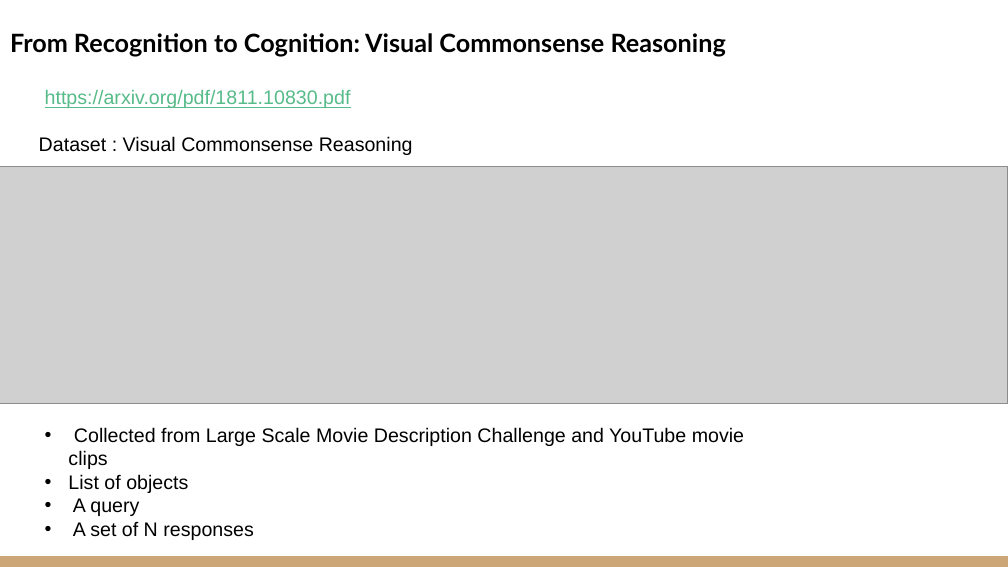
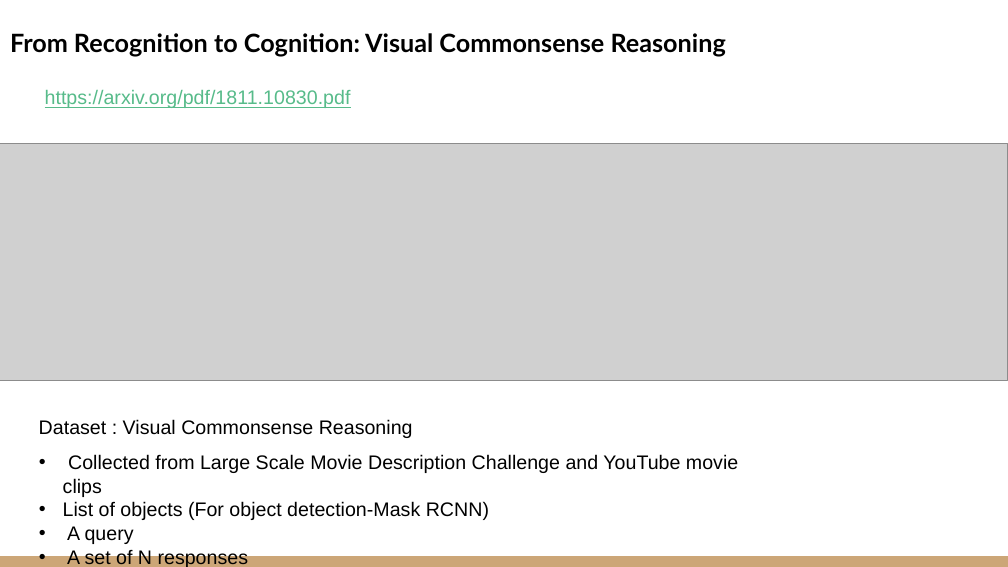
Before and after one commit to VarunBohara/Mini-Project-Documents, a slide deck: slide 4 of Literature Survey 2.pptx. Drawn at 1008x567 pixels with LibreOffice and Linux fonts; fonts in the diff are those of the drawing; grey boxes stand for pictures. Boxes give left, top, right and bottom in pixels: in the first picture for what was removed or moved away, otherwise in the second. Text is boxed around its words. In the diff, an @@ line names an element or a change of style, - is before the commit and + after.

```diff
--- a/Literature Survey 2.pptx
+++ b/Literature Survey 2.pptx
@@ picture: place and size @@
-picture at (0,166,1008,404)
+picture at (0,143,1008,381)
@@ text "Dataset : Visual Commonsense Reasoning": place and size @@
-text "Dataset : Visual Commonsense Reasoning" at (39,136,413,155)
+text "Dataset : Visual Commonsense Reasoning" at (39,419,413,438)
@@ text "Collected from Large Scale Movie ...": place and size @@
-text "Collected from Large Scale Movie ..." at (68,427,744,540)
+text "Collected from Large Scale Movie ..." at (63,454,738,564)
@@ text at (63,501,489,520): text changed @@
-• List of objects
+• List of objects (For object detection-Mask RCNN)
```
Also in this commit, not shown: 1 other slide changed, 1 slide added.
